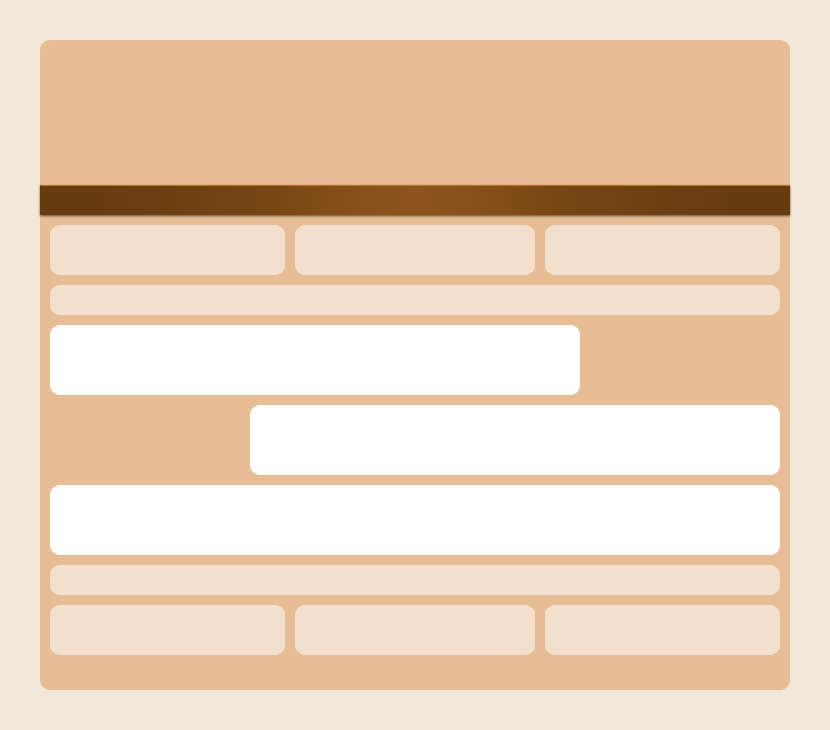
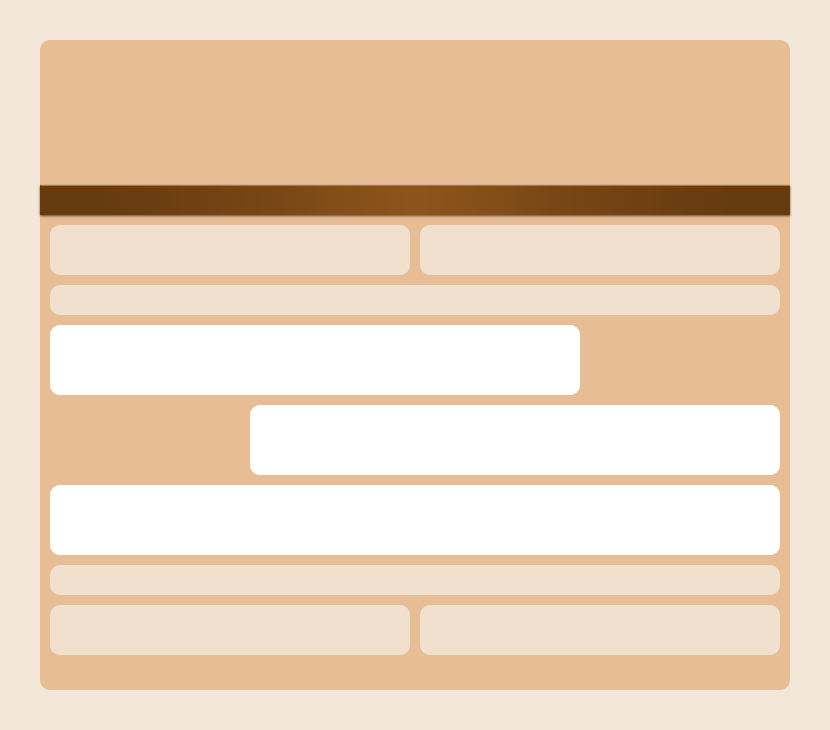
Revision of a layered 830×730 image; what changed, layer by layer:
painted on "header / footer widgets" over 276, 225, 554, 655
